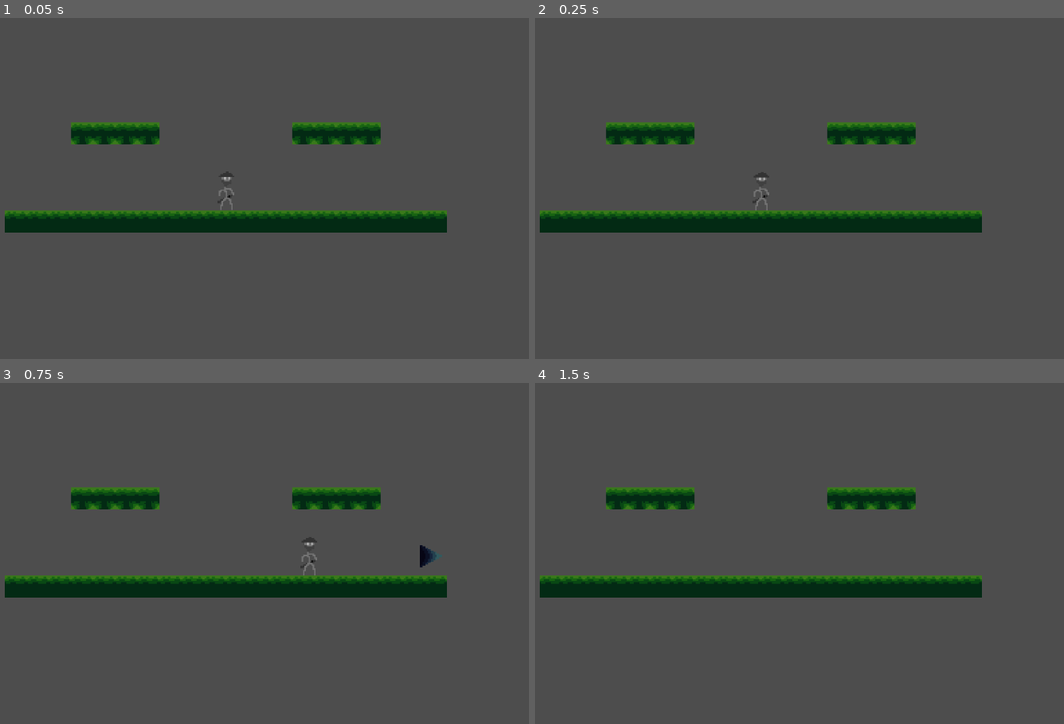
Above: before the commit, frames 1-4 (two rows, left to right).
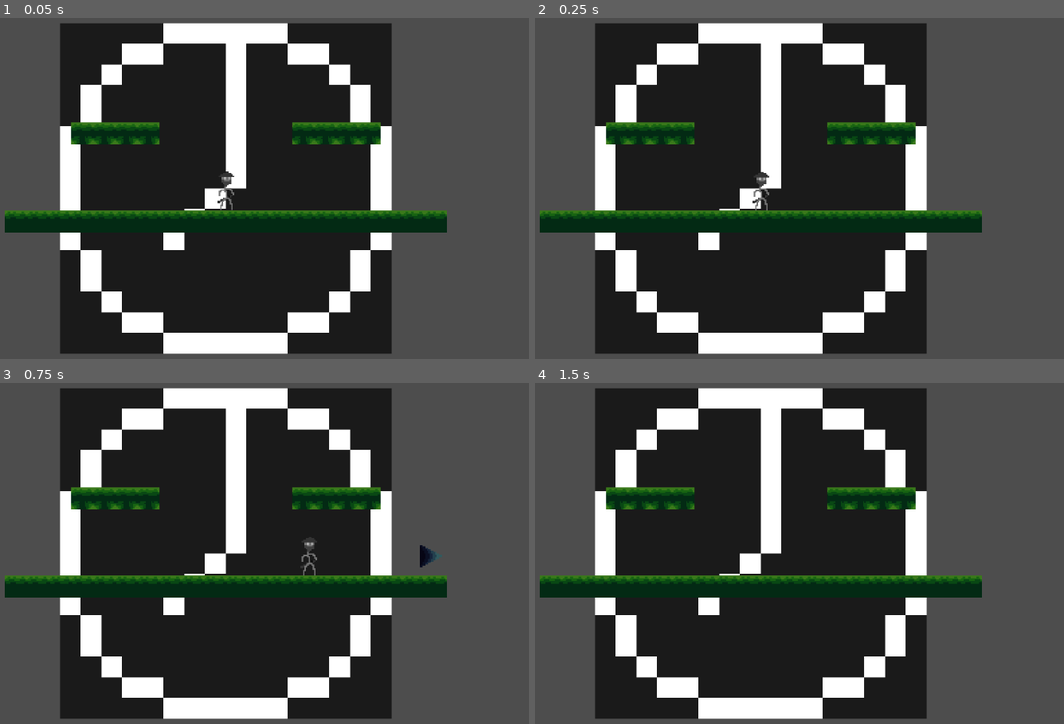
Above: after the commit, the same moments.

Repository: Wayl123/This-Is-Nightmare-Project
Game: Godot game, scene res://scene/boss_stage.tscn
Two runs of this game, one before a commit and one after it. Both use one fixed random seed, a clock stepped at 60 frames per second and the inputs below.
Inputs:
- Up to frame 1 (0.05 s): no input
- Up to frame 2 (0.25 s): no input
- Up to frame 3 (0.75 s): tap Enter at 0.5 s; hold D (Right) from 0.53 s (still down); hold Z (Shoot) from 0.53 s (still down)
- Up to frame 4 (1.5 s): keep holding D (Right); tap Space (Jump) at 0.77, 1.25 s; release Z (Shoot) at 1.28 s; tap X (Stop) at 1.35 s

The runs differ from the first frame. In frame 1, 54% of the frame differs, in the area x 11-75%, y 1-99%; in frame 2, 54%; in frame 3, 54%; in frame 4, 55%.

Commit message:
Separate player to separate scene, add boss scene that detect getting hit by bullet

Diff:
--- /dev/null
+++ b/scene/boss.tscn
@@ -0,0 +1,42 @@
+[gd_scene load_steps=6 format=3 uid="uid://dlmfps6s4iwg3"]
+
+[ext_resource type="Script" path="res://scripts/Boss.gd" id="1_526fu"]
+[ext_resource type="Texture2D" uid="uid://dk2jfwufx2qk8" path="res://image/boss.png" id="2_dcoos"]
+
+[sub_resource type="SpriteFrames" id="SpriteFrames_k78ym"]
+animations = [{
+"frames": [{
+"duration": 1.0,
+"texture": ExtResource("2_dcoos")
+}],
+"loop": true,
+"name": &"idle",
+"speed": 5.0
+}]
+
+[sub_resource type="CircleShape2D" id="CircleShape2D_s7k5g"]
+
+[sub_resource type="RectangleShape2D" id="RectangleShape2D_t75mh"]
+size = Vector2(240, 45)
+
+[node name="Boss" type="CharacterBody2D"]
+collision_layer = 0
+collision_mask = 0
+script = ExtResource("1_526fu")
+
+[node name="AnimatedSprite2D" type="AnimatedSprite2D" parent="."]
+scale = Vector2(0.3, 0.3)
+sprite_frames = SubResource("SpriteFrames_k78ym")
+animation = &"idle"
+
+[node name="CollisionShape2D" type="CollisionShape2D" parent="."]
+shape = SubResource("CircleShape2D_s7k5g")
+
+[node name="Hurtbox" type="Area2D" parent="."]
+unique_name_in_owner = true
+collision_layer = 4
+collision_mask = 2
+
+[node name="CollisionShape2D" type="CollisionShape2D" parent="Hurtbox"]
+position = Vector2(0, -97.5)
+shape = SubResource("RectangleShape2D_t75mh")
--- a/scene/boss_stage.tscn
+++ b/scene/boss_stage.tscn
@@ -1,8 +1,8 @@
-[gd_scene load_steps=8 format=3 uid="uid://dx84oplhxfuqq"]
+[gd_scene load_steps=6 format=3 uid="uid://dx84oplhxfuqq"]
 
 [ext_resource type="Texture2D" uid="uid://bixlfq5u6x2xm" path="res://image/grasstileset.png" id="1_vvp83"]
-[ext_resource type="Script" path="res://scripts/Player.gd" id="2_eup3r"]
-[ext_resource type="Texture2D" uid="uid://dfldir2xtkh7l" path="res://image/player.png" id="3_5lrmg"]
+[ext_resource type="PackedScene" uid="uid://qhe00d1dk7d3" path="res://scene/player.tscn" id="2_mj0qv"]
+[ext_resource type="PackedScene" uid="uid://dlmfps6s4iwg3" path="res://scene/boss.tscn" id="3_qvhj0"]
 
 [sub_resource type="TileSetAtlasSource" id="TileSetAtlasSource_j20ed"]
 texture = ExtResource("1_vvp83")
@@ -163,21 +163,6 @@
 physics_layer_0/collision_layer = 1
 sources/1 = SubResource("TileSetAtlasSource_j20ed")
 
-[sub_resource type="SpriteFrames" id="SpriteFrames_2rj4b"]
-animations = [{
-"frames": [{
-"duration": 1.0,
-"texture": ExtResource("3_5lrmg")
-}],
-"loop": true,
-"name": &"idle",
-"speed": 5.0
-}]
-
-[sub_resource type="CapsuleShape2D" id="CapsuleShape2D_27mud"]
-radius = 6.0
-height = 28.0
-
 [node name="BossStage" type="Node2D"]
 
 [node name="Camera2D" type="Camera2D" parent="."]
@@ -189,24 +174,7 @@
 format = 2
 layer_0/tile_data = PackedInt32Array(131063, 65537, 0, 131064, 65537, 0, 131065, 65537, 0, 131066, 65537, 0, 131067, 65 …(427 unchanged characters)…
 
-[node name="Player" type="CharacterBody2D" parent="."]
-script = ExtResource("2_eup3r")
+[node name="Player" parent="." instance=ExtResource("2_mj0qv")]
 
-[node name="AnimatedSprite2D" type="AnimatedSprite2D" parent="Player"]
-sprite_frames = SubResource("SpriteFrames_2rj4b")
-animation = &"idle"
-
-[node name="CollisionShape2D" type="CollisionShape2D" parent="Player"]
-shape = SubResource("CapsuleShape2D_27mud")
-
-[node name="Gun" type="Node2D" parent="Player"]
-unique_name_in_owner = true
-
-[node name="GunMuzzle" type="Marker2D" parent="Player/Gun"]
-unique_name_in_owner = true
-position = Vector2(6, 0)
-
-[node name="GunDelay" type="Timer" parent="Player/Gun"]
-unique_name_in_owner = true
-wait_time = 0.5
-one_shot = true
+[node name="Boss" parent="." instance=ExtResource("3_qvhj0")]
+z_index = -1
--- a/scene/bullet.tscn
+++ b/scene/bullet.tscn
@@ -7,7 +7,7 @@
 
 [node name="Bullet" type="Area2D"]
 collision_layer = 2
-collision_mask = 2
+collision_mask = 4
 script = ExtResource("1_m6akv")
 
 [node name="Sprite2D" type="Sprite2D" parent="."]
--- /dev/null
+++ b/scene/player.tscn
@@ -0,0 +1,51 @@
+[gd_scene load_steps=6 format=3 uid="uid://qhe00d1dk7d3"]
+
+[ext_resource type="Script" path="res://scripts/Player.gd" id="1_1jxqe"]
+[ext_resource type="Texture2D" uid="uid://dfldir2xtkh7l" path="res://image/player.png" id="2_jihsy"]
+
+[sub_resource type="SpriteFrames" id="SpriteFrames_atmel"]
+animations = [{
+"frames": [{
+"duration": 1.0,
+"texture": ExtResource("2_jihsy")
+}],
+"loop": true,
+"name": &"idle",
+"speed": 5.0
+}]
+
+[sub_resource type="CapsuleShape2D" id="CapsuleShape2D_sf0vn"]
+radius = 6.0
+height = 28.0
+
+[sub_resource type="CapsuleShape2D" id="CapsuleShape2D_ta2u3"]
+radius = 6.0
+height = 28.0
+
+[node name="Player" type="CharacterBody2D"]
+script = ExtResource("1_1jxqe")
+
+[node name="AnimatedSprite2D" type="AnimatedSprite2D" parent="."]
+sprite_frames = SubResource("SpriteFrames_atmel")
+animation = &"idle"
+
+[node name="CollisionShape2D" type="CollisionShape2D" parent="."]
+shape = SubResource("CapsuleShape2D_sf0vn")
+
+[node name="Hurtbox" type="Area2D" parent="."]
+
+[node name="CollisionShape2D" type="CollisionShape2D" parent="Hurtbox"]
+shape = SubResource("CapsuleShape2D_ta2u3")
+debug_color = Color(0, 0.6, 0, 0.419608)
+
+[node name="Gun" type="Node2D" parent="."]
+unique_name_in_owner = true
+
+[node name="GunMuzzle" type="Marker2D" parent="Gun"]
+unique_name_in_owner = true
+position = Vector2(6, 0)
+
+[node name="GunDelay" type="Timer" parent="Gun"]
+unique_name_in_owner = true
+wait_time = 0.5
+one_shot = true
--- /dev/null
+++ b/scripts/Boss.gd
@@ -0,0 +1,9 @@
+extends CharacterBody2D
+
+@onready var hurtbox = %Hurtbox
+
+func _ready():
+	hurtbox.connect("area_entered", Callable(self, "_got_hit"))
+
+func _got_hit(area : Area2D):
+	print_debug("Hit")
--- a/scripts/Bullet.gd
+++ b/scripts/Bullet.gd
@@ -5,14 +5,14 @@
 var speed = 750
 
 func _ready():
-	connect("body_entered", Callable(self, "_hit_object"))
+	connect("area_entered", Callable(self, "_hit_object"))
 
 	timer.timeout.connect(_bullet_expire)
 
 func _physics_process(delta : float):
 	position += transform.x * speed * delta
 
-func _hit_object(body : Node2D):
+func _hit_object(area : Area2D):
 	queue_free()
 
 func _bullet_expire():
Binary file added: image/boss.png
Not shown, added: image/boss.png.import
